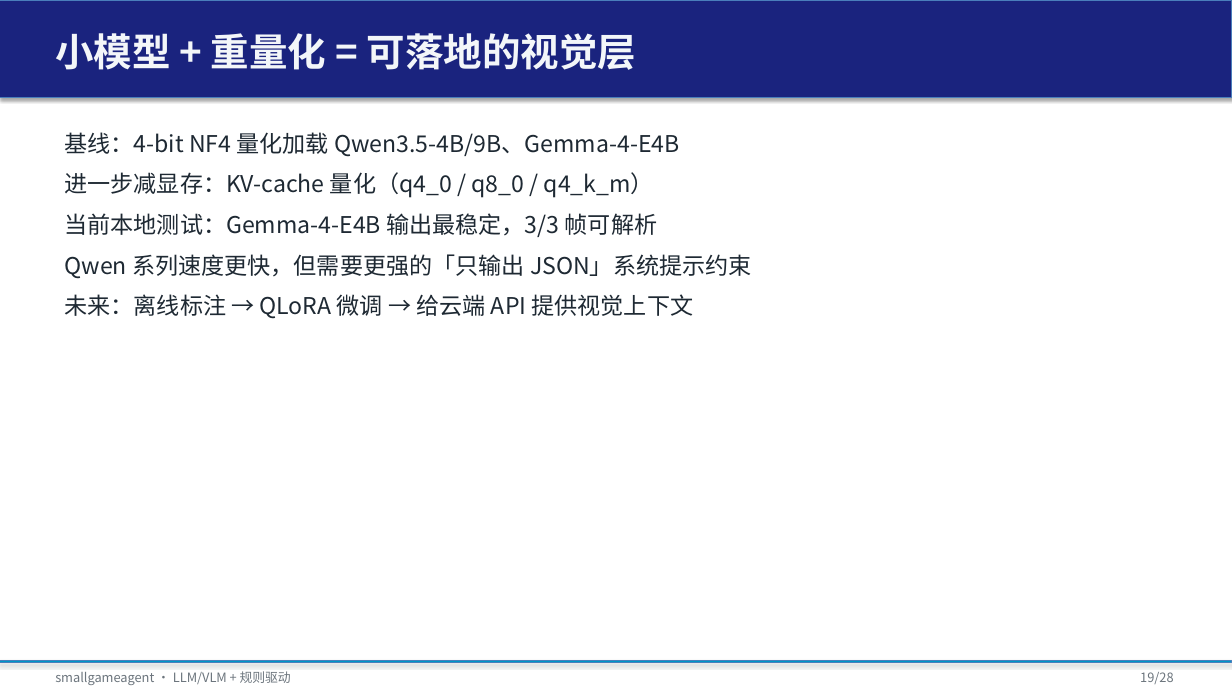
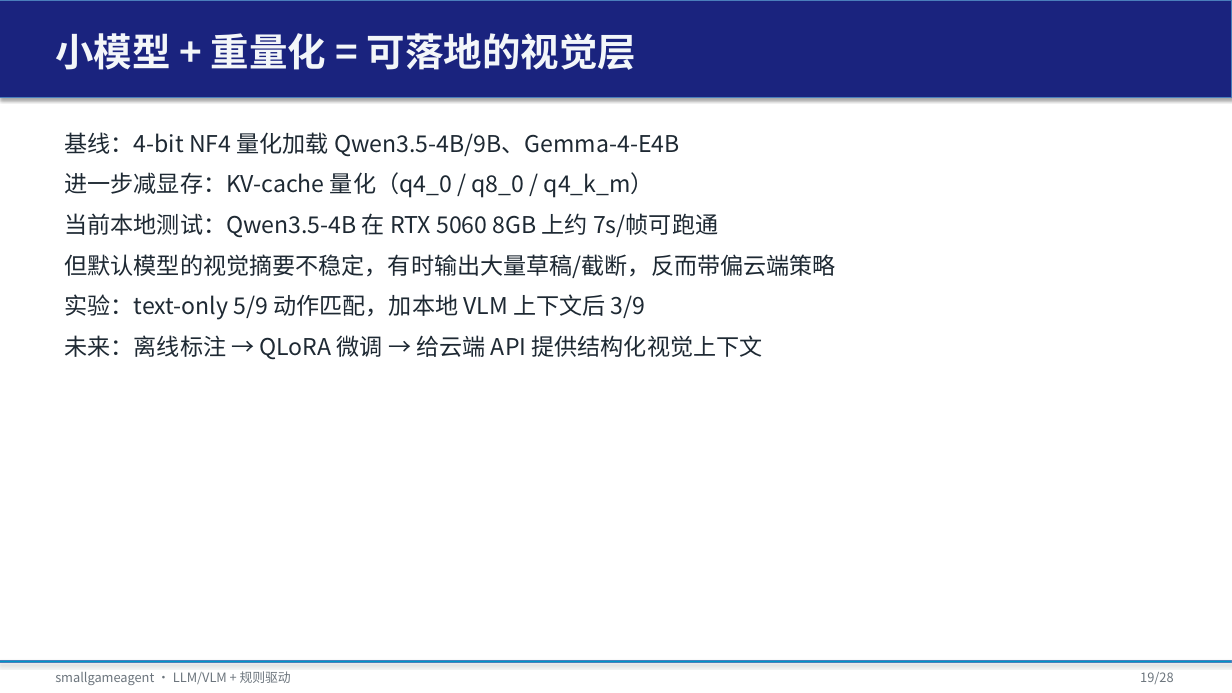
Before and after one commit to tzhazuma/smallgameagent, a slide deck: slide 19 of reports/smallgameagent_report.pptx. Drawn at 1232x693 pixels with LibreOffice and Linux fonts; fonts in the diff are those of the drawing. Boxes give left, top, right and bottom in pixels: in the first picture for what was removed or moved away, otherwise in the second. Text is boxed around its words. In the diff, an @@ line names an element or a change of style, - is before the commit and + after.

```diff
--- a/reports/smallgameagent_report.pptx
+++ b/reports/smallgameagent_report.pptx
@@ text at (64, 213, 835, 360): text changed @@
-当前本地测试：Gemma-4-E4B 输出最稳定，3/3 帧可解析
-Qwen 系列速度更快，但需要更强的「只输出 JSON」系统提示约束
-未来：离线标注 → QLoRA 微调 → 给云端 API 提供视觉上下文
+当前本地测试：Qwen3.5-4B 在 RTX 5060 8GB 上约 7s/帧可跑通
+但默认模型的视觉摘要不稳定，有时输出大量草稿/截断，反而带偏云端策略
+实验：text-only 5/9 动作匹配，加本地 VLM 上下文后 3/9
+未来：离线标注 → QLoRA 微调 → 给云端 API 提供结构化视觉上下文
```
Also in this commit, not shown: 6 other files.
